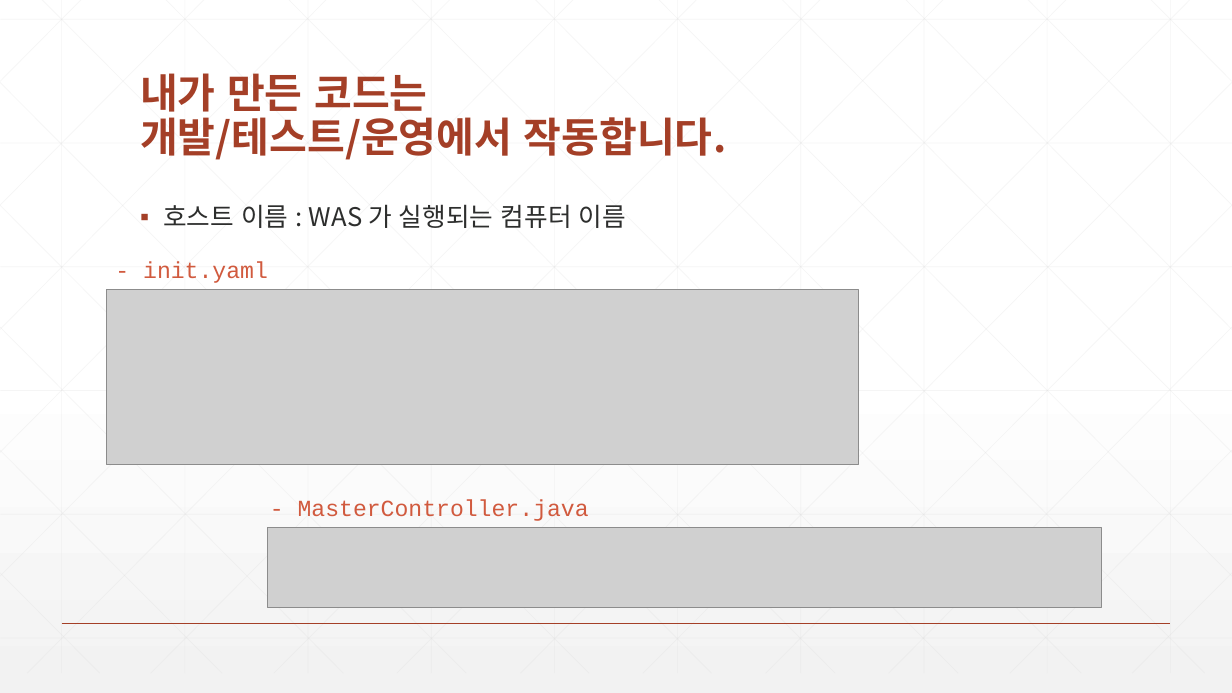
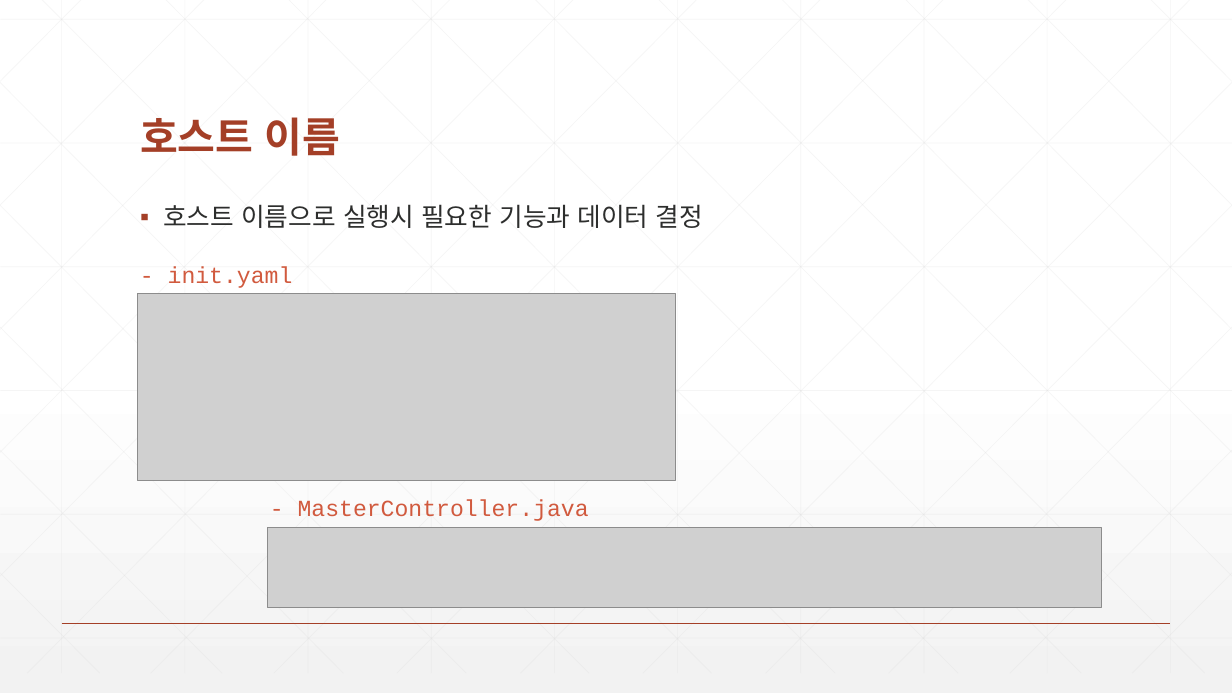
Before and after one commit to zeroshift01/code5, a slide deck: slide 6 of inflearn01/doc/1.(심화)내가만든코드는개발테스트운영에서작동합니다.pptx. Drawn at 1232x693 pixels with LibreOffice and Linux fonts; fonts in the diff are those of the drawing; grey boxes stand for pictures. Boxes give left, top, right and bottom in pixels: in the first picture for what was removed or moved away, otherwise in the second. Text is boxed around its words. In the diff, an @@ line names an element or a change of style, - is before the commit and + after.

```diff
--- a/inflearn01/doc/1.(심화)내가만든코드는개발테스트운영에서작동합니다.pptx
+++ b/inflearn01/doc/1.(심화)내가만든코드는개발테스트운영에서작동합니다.pptx
@@ title at box(140, 117, 341, 156): text changed @@
-내가 만든 코드는
-개발/테스트/운영에서 작동합니다.
+호스트 이름
@@ text at box(163, 204, 703, 228): text changed @@
-▪ 호스트 이름 : WAS 가 실행되는 컴퓨터 이름
+▪ 호스트 이름으로 실행시 필요한 기능과 데이터 결정
@@ text "- init.yaml": place and size @@
-text "- init.yaml" at box(143, 262, 268, 283)
+text "- init.yaml" at box(168, 267, 293, 288)
@@ picture: place and size @@
-picture at box(106, 289, 859, 465)
+picture at box(138, 294, 676, 482)
```
Also in this commit, not shown: 6 other slides changed, 5 slides added, 5 slides removed, 4 other files.
